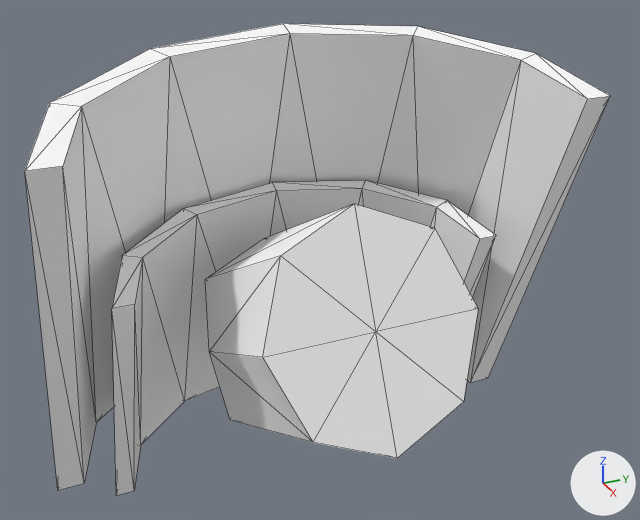
The OBJ model data/MODEL/player/Shoulder_R.obj as it was, and as the next commit left it.
One viewpoint serves both versions: a 50 mm lens placed at (2.21, -1.2, 1.37), pointed at (-0.7, 0.11, -0.09). Arrows for +X, +Y and +Z are at lower right; the lights stay in place. Mesh edges are drawn as thin lines. Where no turn or scale is listed for an object, it has been applied to the vertices.

The first picture shows 'Shoulder_R'.
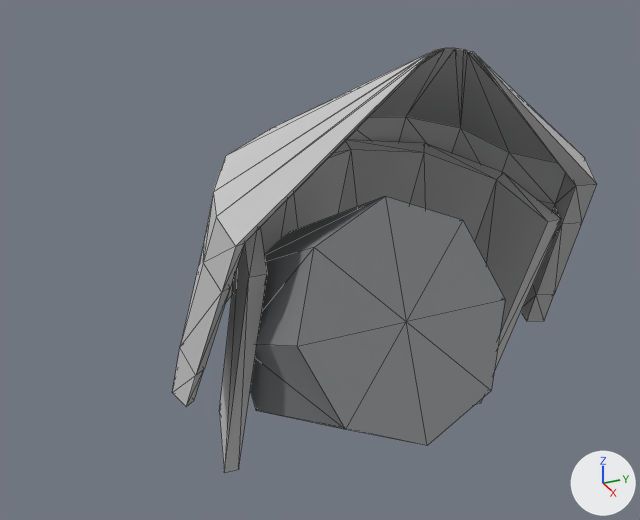
The change, as JSON lines over the scene's bpy script:
```json
{"op": "add", "block": "mat_lambert5sg", "code": ["mat_lambert5sg = principled_material('lambert5SG')", "mat_lambert5sg.base_color = (0.55, 0.55, 0.55)  # light grey #c4c4c4", "mat_lambert5sg.roughness = 1.0"]}
{"op": "add", "block": "mat_lambert4sg", "code": ["mat_lambert4sg = principled_material('lambert4SG')", "mat_lambert4sg.base_color = (0.59, 0.59, 0.59)  # light grey #cacaca", "mat_lambert4sg.roughness = 1.0"]}
{"op": "add", "block": "mat_lambert3sg", "code": ["mat_lambert3sg = principled_material('lambert3SG')", "mat_lambert3sg.base_color = (0.23, 0.24, 0.25)  # grey #848689", "mat_lambert3sg.roughness = 1.0"]}
{"block": "me_shoulder_r", "where": "# used by ob_shoulder_r; location = (0.0, 0.0, 0.0)"}
{"op": "remove", "block": "me_shoulder_r", "code": "me_shoulder_r.from_pydata(...)  # 74 vertices, 136 faces; spans x -1.5..0.18, y -0.98..1.1, z -1.19..0.8"}
{"op": "remove", "block": "me_shoulder_r", "code": "me_shoulder_r.materials.append(mat_lambert15sg)  # white #ffffff"}
{"op": "add", "block": "me_shoulder_r", "code": "me_shoulder_r.from_pydata(...)  # 156 vertices, 300 faces; spans x -1.44..0.16, y -0.52..1.19, z -1.08..0.82"}
{"block": "me_shoulder_r", "change": "me_shoulder_r part 1: the loose piece of 18 vertices spanning x -1.0..0.18, y -0.4..0.37, z -0.84..0.36 is moved by (-0.02, 0.12, 0.0), in mat_lambert3sg (grey #848689)"}
{"block": "me_shoulder_r", "change": "me_shoulder_r part 2: the loose piece of 28 vertices spanning x -1.5..-0.3, y -0.98..1.1, z -0.99..0.8 is rebuilt with 110 vertices and now spans x -1.31..-0.15, y -0.52..1.19, z -0.56..0.82, in mat_lambert4sg (light grey #cacaca)"}
{"block": "me_shoulder_r", "change": "me_shoulder_r part 3: the loose piece of 28 vertices spanning x -1.5..-0.58, y -0.74..0.85, z -1.19..0.13 is rebuilt with 28 vertices and now spans x -1.44..-0.4, y -0.3..1.03, z -1.08..0.29, in mat_lambert5sg (light grey #c4c4c4)"}
{"op": "add", "block": "me_shoulder_r", "code": "me_shoulder_r.materials.append(mat_lambert3sg)  # grey #848689"}
{"op": "add", "block": "me_shoulder_r", "code": "me_shoulder_r.materials.append(mat_lambert4sg)  # light grey #cacaca"}
{"op": "add", "block": "me_shoulder_r", "code": "me_shoulder_r.materials.append(mat_lambert5sg)  # light grey #c4c4c4"}
```

Pixel boxes [x1, y1, x2, y2] of what changed, in the pictures (640 x 520 px; the box of a moved part takes in the faces that stretch with it):
```json
{"object": "Shoulder_R", "change": "reshaped", "before": [25, 24, 610, 496], "after": [172, 48, 597, 473], "on screen": "27% narrower, 10% shorter"}
{"part": 1, "of": "me_shoulder_r", "change": "moved or reshaped", "before": [205, 204, 478, 458], "after": [233, 196, 505, 446]}
{"part": 2, "of": "me_shoulder_r", "change": "rebuilt", "before": [25, 24, 610, 490], "after": [172, 48, 597, 406], "on screen": "27% narrower, 23% shorter"}
{"part": 3, "of": "me_shoulder_r", "change": "rebuilt", "before": [112, 180, 496, 496], "after": [219, 140, 561, 473], "on screen": "11% narrower"}
```
